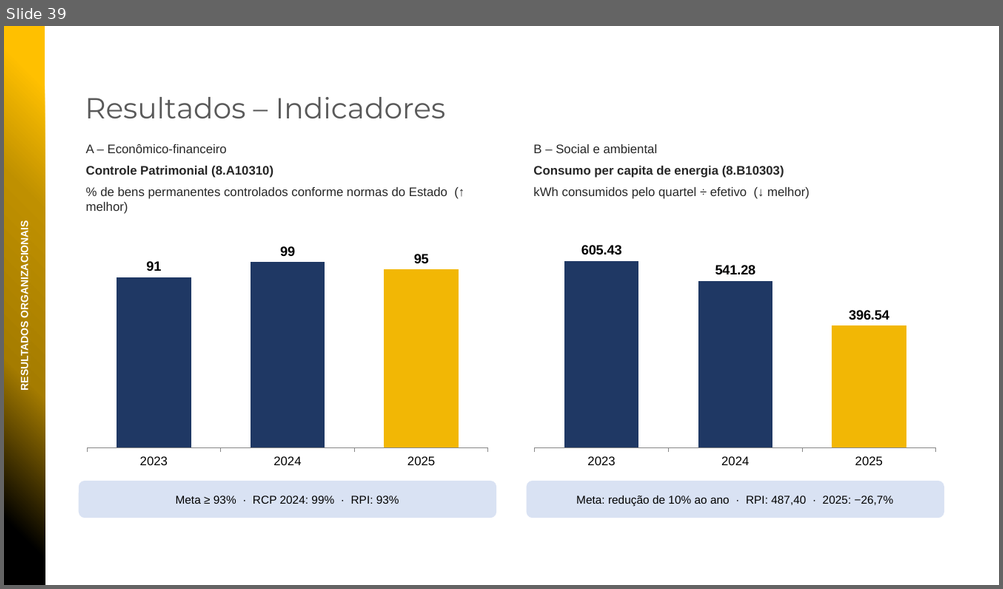
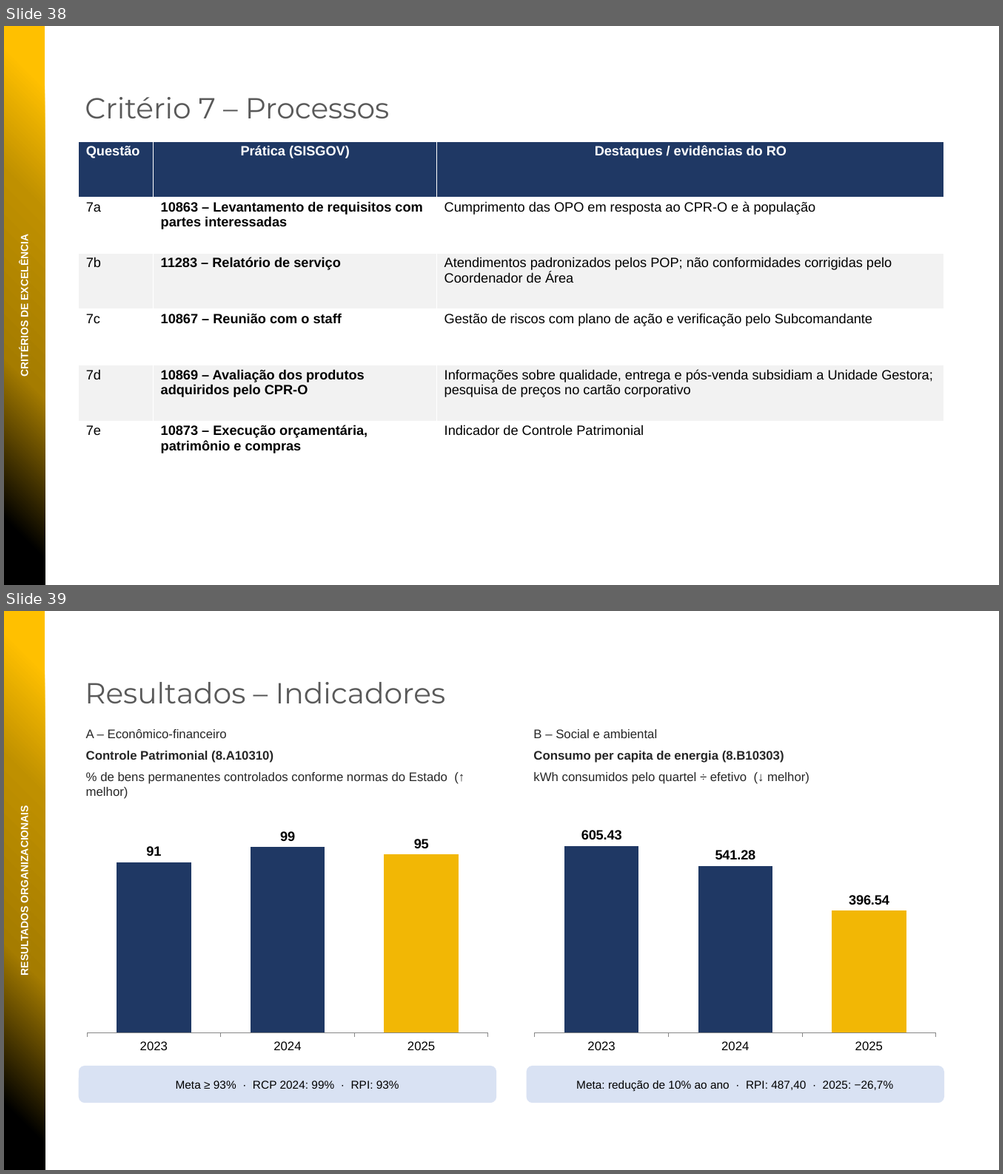
Before and after one commit to niltonbmg/CPOI, a slide deck: apresentacoes/PPMGQ_2026_27BPM.pptx. Shown one above the other, each under a label of ours: slide 39 before the commit, slides 38 and 39 after it. The pictures are 1003x589 and 1003x1174 pixels, drawn with LibreOffice and Linux fonts; fonts in the diff are those of the drawing; background and template pictures are left out. Boxes give left, top, right and bottom in pixels: in the first picture for what was removed or moved away, otherwise in the second. Text is boxed around its words. In the diff, an @@ line names an element or a change of style, - is before the commit and + after.

```diff
--- a/apresentacoes/PPMGQ_2026_27BPM.pptx
+++ b/apresentacoes/PPMGQ_2026_27BPM.pptx
@@ slide 38 added at [4, 26, 999, 585], background picture (left out) @@
@@ rectangle added at [4, 26, 45, 585], fill gradient #000000 to #A57C00 to #BF9000 to #FFC000 @@
@@ text added at [85, 97, 389, 118], 28 pt, text #595959 @@
+Critério 7 – Processos
@@ table added at [79, 141, 944, 477], 6 rows, 3 columns @@
+Questão | Prática (SISGOV) | Destaques / evidências do RO
+7a | 10863 – Levantamento de requisitos com partes interessadas | Cumprimento das OPO em resposta ao CPR-O e à população
+7b | 11283 – Relatório de serviço | Atendimentos padronizados pelos POP; não conformidades corrigidas pelo Coordenador de Área
+7c | 10867 – Reunião com o staff | Gestão de riscos com plano de ação e verificação pelo Subcomandante
+7d | 10869 – Avaliação dos produtos adquiridos pelo CPR-O | Informações sobre qualidade, entrega e pós-venda subsidiam a Unidade Gestora; pesquisa de preços no cartão corporativo
+7e | 10873 – Execução orçamentária, patrimônio e compras | Indicador de Controle Patrimonial
@@ text added at [19, 242, 31, 376], 10 pt, text #FFFFFF, bold @@
+CRITÉRIOS DE EXCELÊNCIA
```
Also in this commit, not shown: 11 slides changed, 5 other slides added, 8 slides removed.
